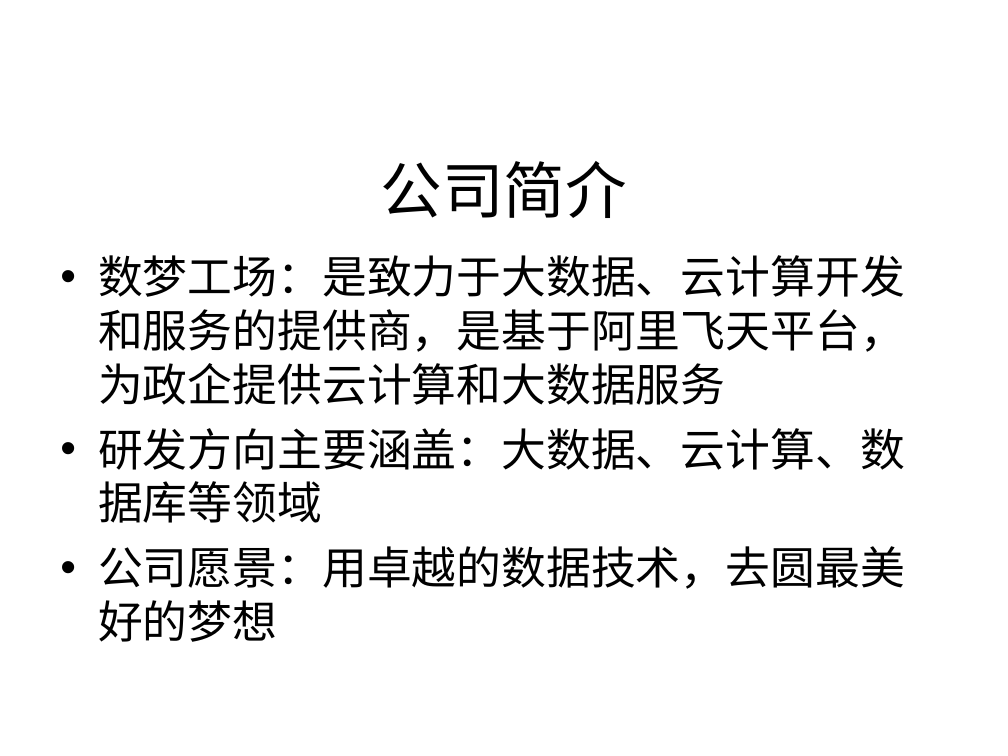
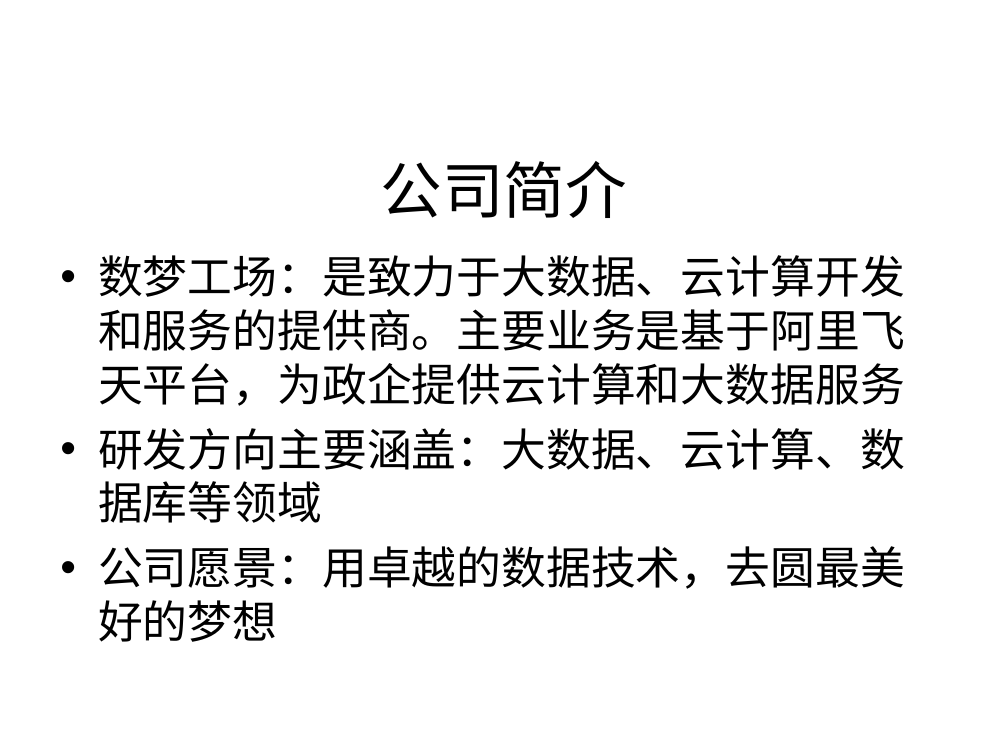
Before and after one commit to liaoliaoanxiao/mediumRepy, a slide deck: slide 4 of 中期答辩.ppt. Drawn at 1008x756 pixels with LibreOffice and Linux fonts; fonts in the diff are those of the drawing; background and template pictures are left out. Boxes give left, top, right and bottom in pixels: in the first picture for what was removed or moved away, otherwise in the second. Text is boxed around its words. In the diff, an @@ line names an element or a change of style, - is before the commit and + after.

```diff
--- a/中期答辩.ppt
+++ b/中期答辩.ppt
@@ text at [98, 255, 905, 406]: text changed @@
-• 数梦工场：是致力于大数据、云计算开发和服务的提供商，是基于阿里飞天平台，为政企提供云计算和大数据服务
+• 数梦工场：是致力于大数据、云计算开发和服务的提供商。主要业务是基于阿里飞天平台，为政企提供云计算和大数据服务
```
Also in this commit, not shown: 6 other slides changed, 1 slide added, 1 slide removed.
